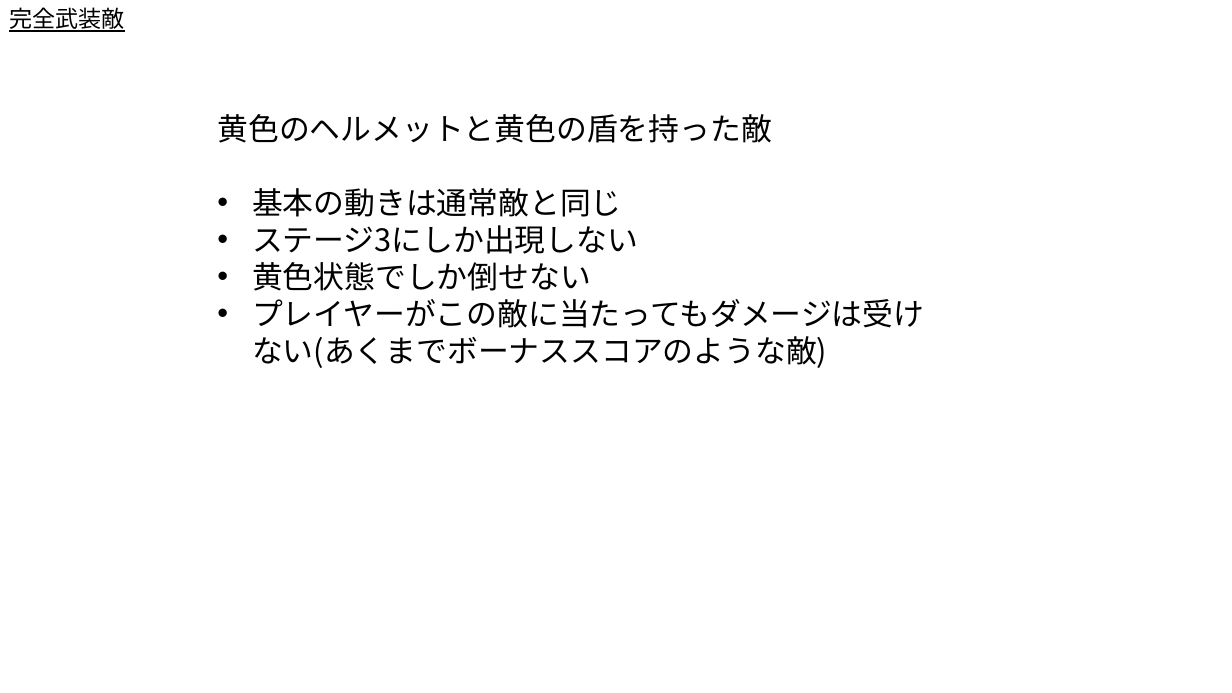
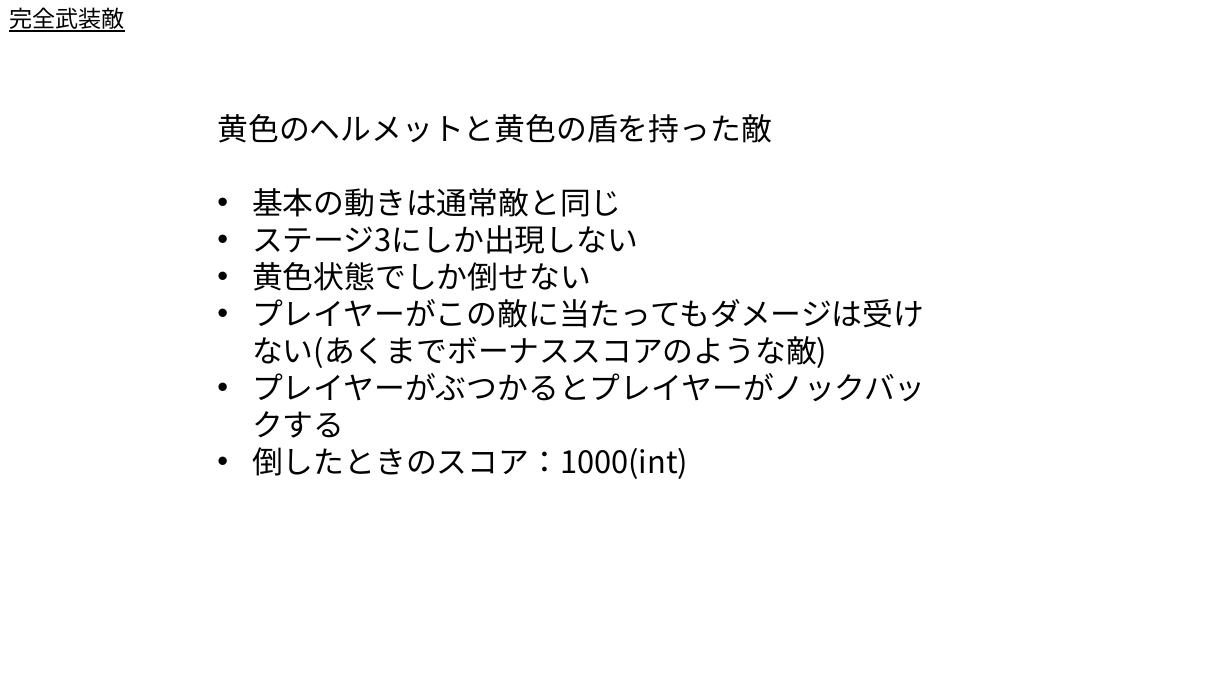
Before and after one commit to Akiyoshi-2/GameProbuctionPractice1, a slide deck: slide 7 of 仕様書/敵.pptx. Drawn at 1232x693 pixels with LibreOffice and Linux fonts; fonts in the diff are those of the drawing. Boxes give left, top, right and bottom in pixels: in the first picture for what was removed or moved away, otherwise in the second. Text is boxed around its words. In the diff, an @@ line names an element or a change of style, - is before the commit and + after.

Commit message:
敵仕様修正

```diff
--- a/仕様書/敵.pptx
+++ b/仕様書/敵.pptx
@@ text at [252, 367, 926, 479]: paragraphs added @@
+• プレイヤーがぶつかるとプレイヤーがノックバックする
+• 倒したときのスコア：1000(int)
```
